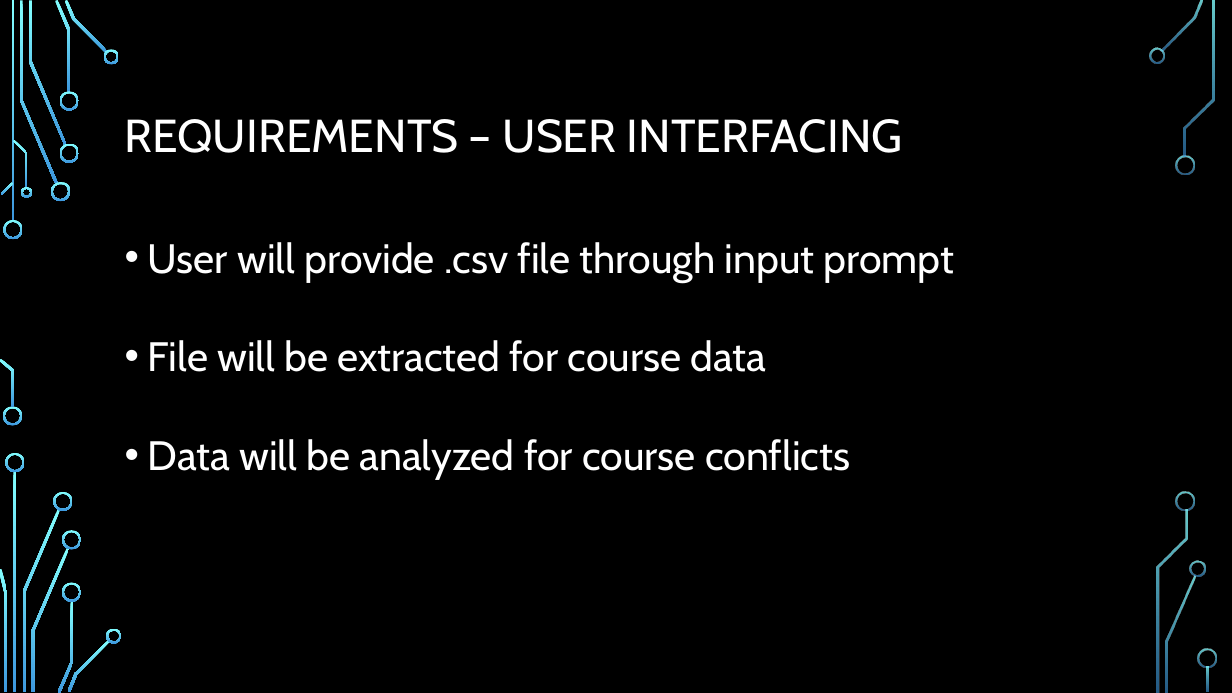
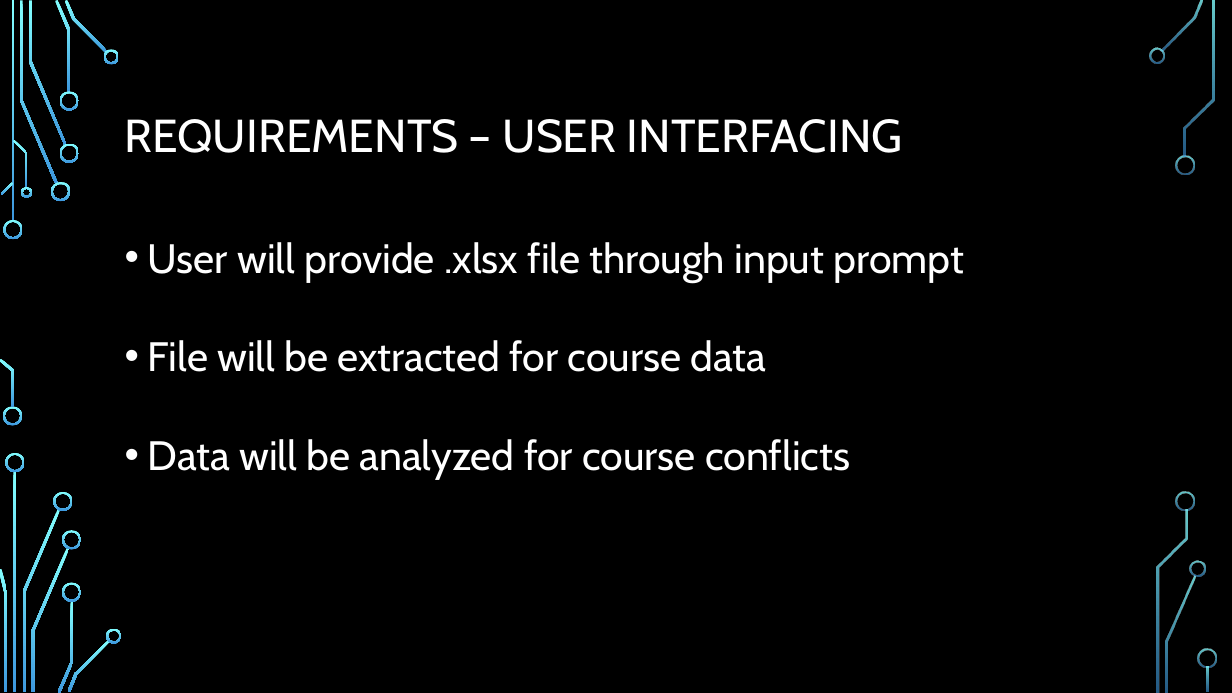
Before and after one commit to SeitzTrev/Course-Conflict-Calculator, a slide deck: slide 6 of ProjectRequirements.pptx. Drawn at 1232x693 pixels with LibreOffice and Linux fonts; fonts in the diff are those of the drawing; background and template pictures are left out. Boxes give left, top, right and bottom in pixels: in the first picture for what was removed or moved away, otherwise in the second. Text is boxed around its words. In the diff, an @@ line names an element or a change of style, - is before the commit and + after.

```diff
--- a/ProjectRequirements.pptx
+++ b/ProjectRequirements.pptx
@@ text at (148,242,964,282): text changed @@
-• User will provide .csv file through input prompt
+• User will provide .xlsx file through input prompt
```
Also in this commit, not shown: 1 other file.
